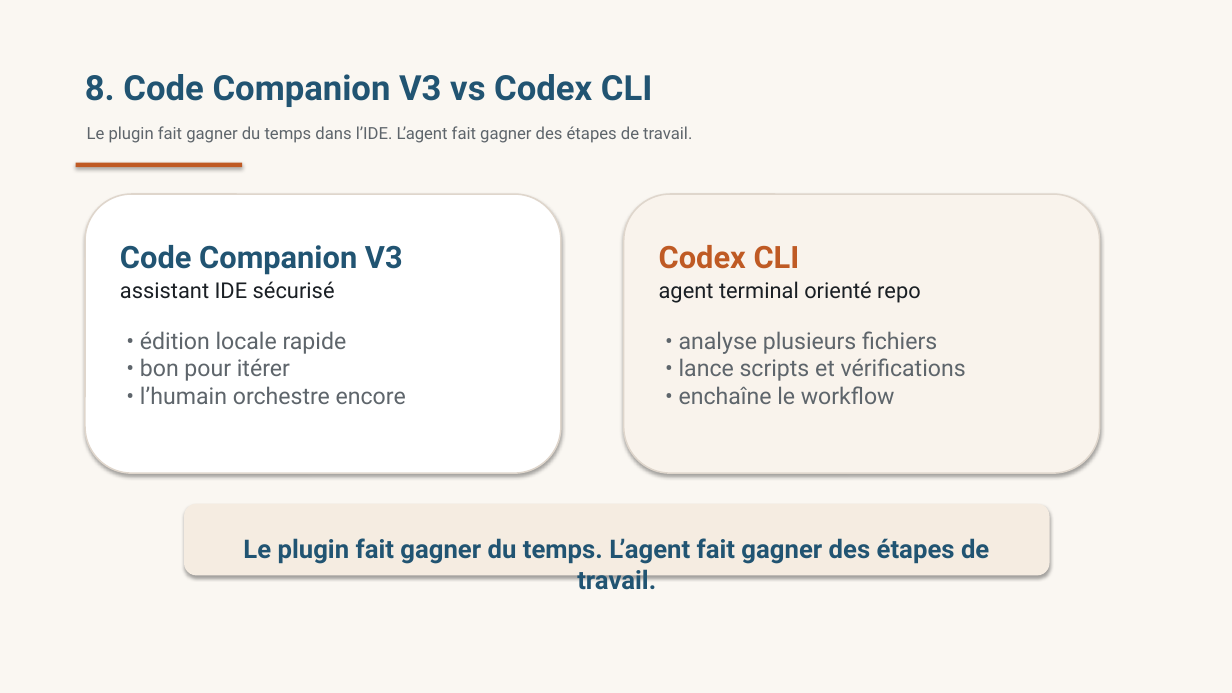
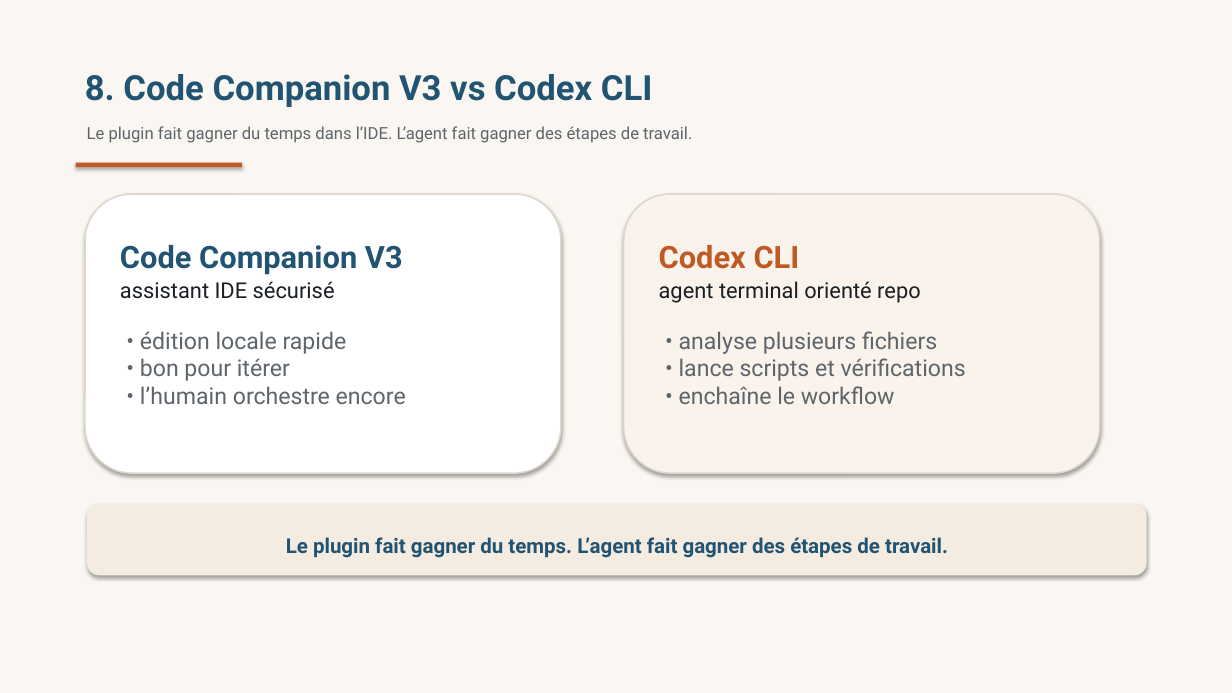
Before and after one commit to ThalesGroup/agilab, a slide deck: slide 8 of docs/source/TP Prompt Ingénierie.pptx. Drawn at 1232x693 pixels with LibreOffice and Linux fonts; fonts in the diff are those of the drawing. Boxes give left, top, right and bottom in pixels: in the first picture for what was removed or moved away, otherwise in the second. Text is boxed around its words. In the diff, an @@ line names an element or a change of style, - is before the commit and + after.

```diff
--- a/docs/source/TP Prompt Ingénierie.pptx
+++ b/docs/source/TP Prompt Ingénierie.pptx
@@ rounded rectangle resized from (x1=185, y1=505, x2=1049, y2=575) to (x1=88, y1=505, x2=1146, y2=575) @@
@@ text "Le plugin fait gagner du ..." moved from (x1=243, y1=538, x2=989, y2=564) to (x1=286, y1=537, x2=948, y2=558) @@
@@ text "Le plugin fait gagner du ..." at (x1=286, y1=537, x2=948, y2=558): size 20 to 16 pt @@
```
Also in this commit, not shown: 2 other slides changed, 1 other file.
